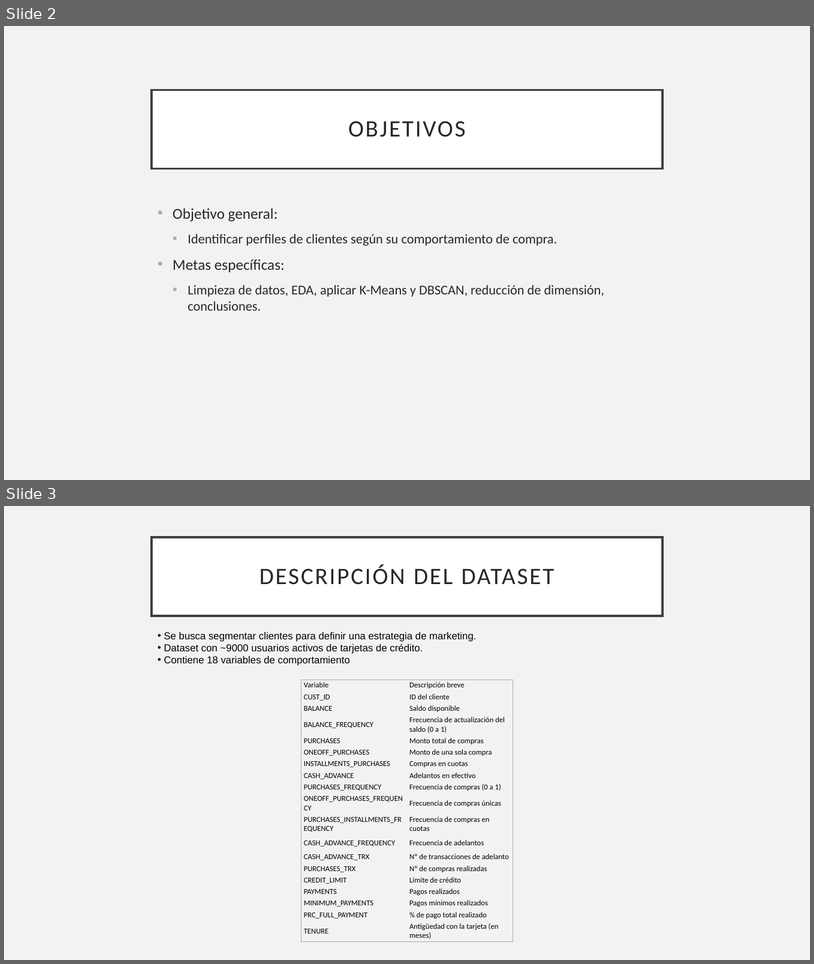
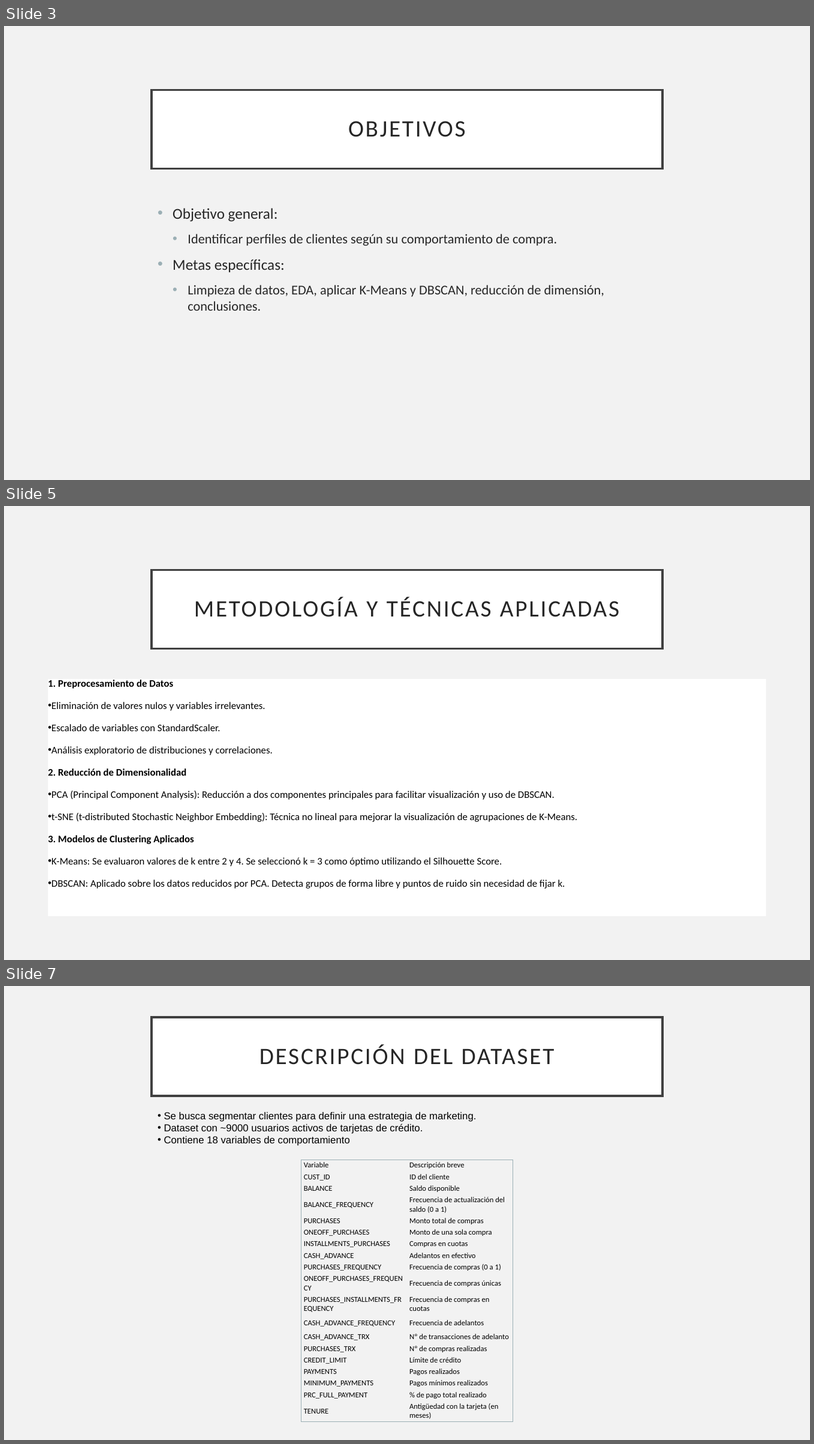
Before and after one commit to luisbustamante21/Deber_Semana_3, a slide deck: Presentación técnica/Presentacion Tarea 3.pptx. Shown one above the other, each under a label of ours: slides 2 and 3 before the commit, slides 3, 5 and 7 after it; the slides between them are not shown. The pictures are 814x964 and 814x1444 pixels, drawn with LibreOffice and Linux fonts; fonts in the diff are those of the drawing. Boxes give left, top, right and bottom in pixels: in the first picture for what was removed or moved away, otherwise in the second. Text is boxed around its words. In the diff, an @@ line names an element or a change of style, - is before the commit and + after.

```diff
--- a/Presentación técnica/Presentacion Tarea 3.pptx
+++ b/Presentación técnica/Presentacion Tarea 3.pptx
@@ slide 5 added at [4, 506, 810, 960], background #F2F2F2 @@
@@ title added at [152, 570, 663, 648], fill #FFFFFF, outline #404040 2.5 pt, 28 pt, text #262626 @@
+METODOLOGÍA Y TÉCNICAS APLICADAS
@@ text added at [48, 679, 578, 888], 12 pt, text #000000 @@
+1. Preprocesamiento de Datos
+• Eliminación de valores nulos y variables irrelevantes.
+• Escalado de variables con StandardScaler.
+• Análisis exploratorio de distribuciones y correlaciones.
+2. Reducción de Dimensionalidad
+• PCA (Principal Component Analysis): Reducción a dos componentes principales para facilitar visualización y uso de DBSCAN.
+• t-SNE (t-distributed Stochastic Neighbor Embedding): Técnica no lineal para mejorar la visualización de agrupaciones de K-Means.
+3. Modelos de Clustering Aplicados
+• K-Means: Se evaluaron valores de k entre 2 y 4. Se seleccionó k = 3 como óptimo utilizando el Silhouette Score.
+• DBSCAN: Aplicado sobre los datos reducidos por PCA. Detecta grupos de forma libre y puntos de ruido sin necesidad de fijar k.
@@ what was slide 2 is now slide 3 @@
@@ what was slide 3 is now slide 7 @@
```
Also in this commit, not shown: 3 other slides added.
